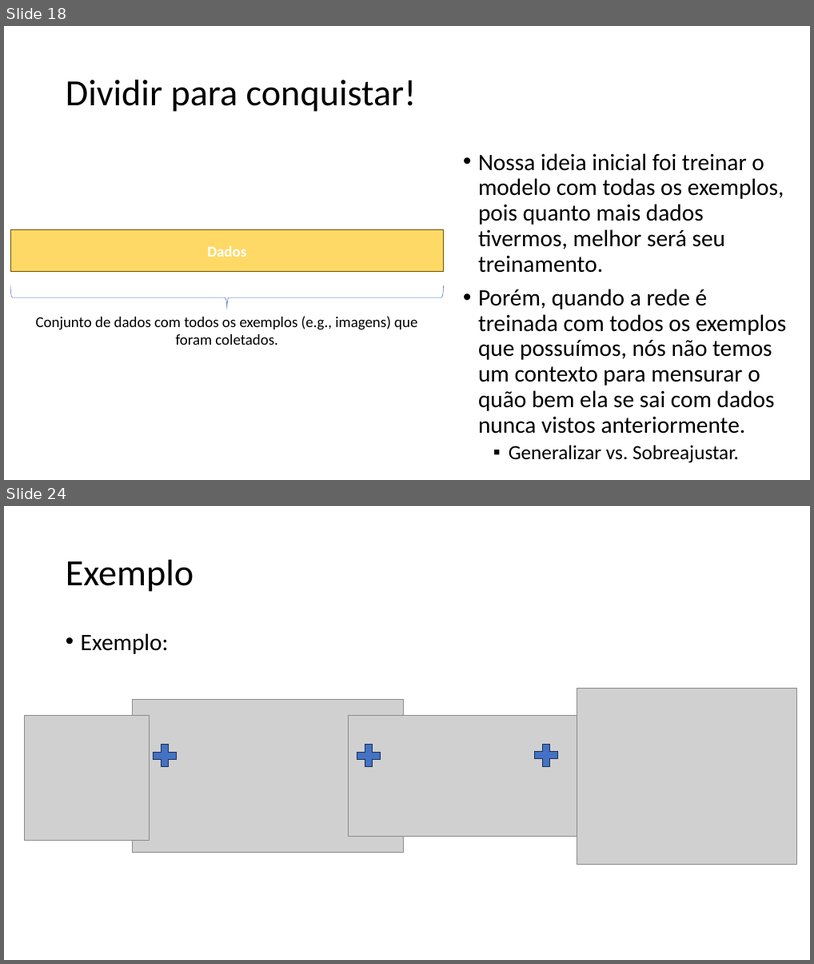
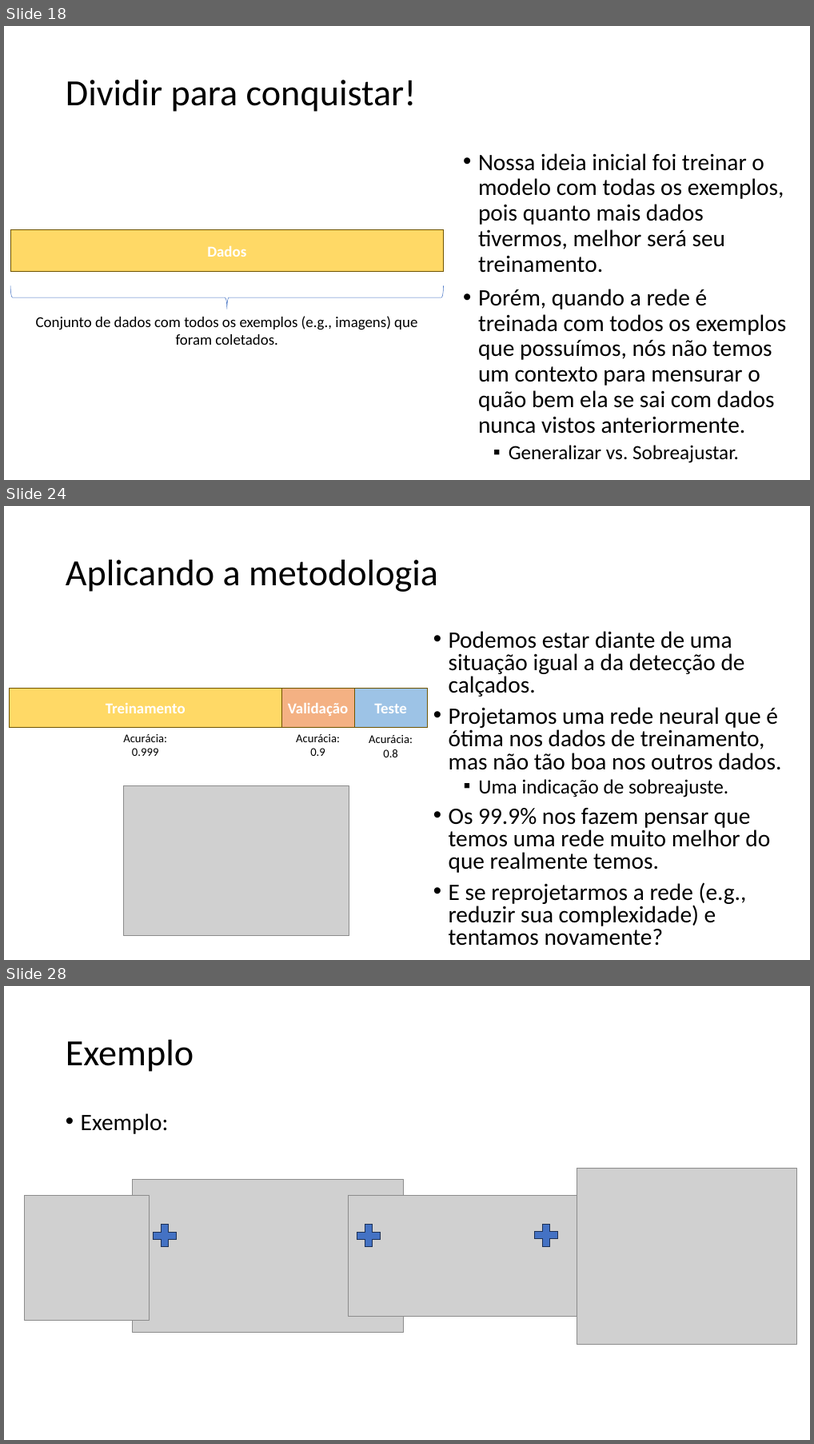
Before and after one commit to zz4fap/tp557-iot-ml, a slide deck: slides/TP557_10_Datasets.pptx. Shown one above the other, each under a label of ours: slides 18 and 24 before the commit, slides 18, 24 and 28 after it; the slides between them are not shown. The pictures are 814x964 and 814x1444 pixels, drawn with LibreOffice and Linux fonts; fonts in the diff are those of the drawing; grey boxes stand for pictures. Boxes give left, top, right and bottom in pixels: in the first picture for what was removed or moved away, otherwise in the second. Text is boxed around its words. In the diff, an @@ line names an element or a change of style, - is before the commit and + after.

```diff
--- a/slides/TP557_10_Datasets.pptx
+++ b/slides/TP557_10_Datasets.pptx
@@ slide 24 added at (4, 506, 810, 960), background #FFFFFF @@
@@ title added at (66, 560, 438, 592), 44 pt, text #000000 @@
+Aplicando a metodologia
@@ text added at (449, 631, 782, 945), 28 pt, text #000000 @@
+• Podemos estar diante de uma situação igual a da detecção de calçados.
+• Projetamos uma rede neural que é ótima nos dados de treinamento, mas não tão boa nos outros dados.
+  ▪ Uma indicação de sobreajuste.
+• Os 99.9% nos fazem pensar que temos uma rede muito melhor do que realmente temos.
+• E se reprojetarmos a rede (e.g., reduzir sua complexidade) e tentamos novamente?
@@ rectangle added at (10, 688, 282, 728), fill #FFD966, outline #705400 1 pt, 18 pt, text #FFFFFF, bold @@
+Treinamento
@@ rectangle added at (282, 688, 354, 728), fill #F4B183, outline #705400 1 pt, 18 pt, text #FFFFFF, bold @@
+Validação
@@ rectangle added at (355, 688, 427, 728), fill #9DC3E6, outline #705400 1 pt, 18 pt, text #FFFFFF, bold @@
+Teste
@@ text added at (123, 734, 167, 756), 14 pt, text #000000 @@
+Acurácia: 0.999
@@ text added at (296, 734, 340, 756), 14 pt, text #000000 @@
+Acurácia: 0.9
@@ text added at (369, 735, 413, 757), 14 pt, text #000000 @@
+Acurácia: 0.8
@@ picture added at (124, 785, 350, 936) @@
@@ what was slide 24 is now slide 28 @@
```
Also in this commit, not shown: 4 slides changed, 4 other slides added, 3 other files.
